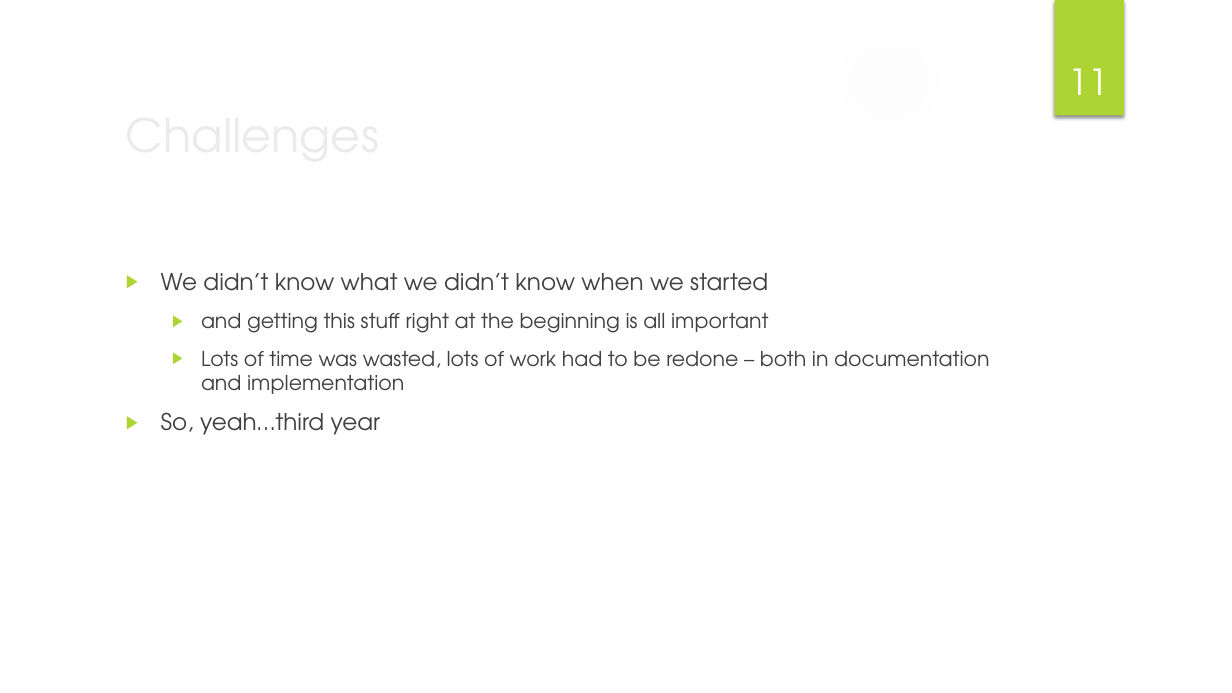
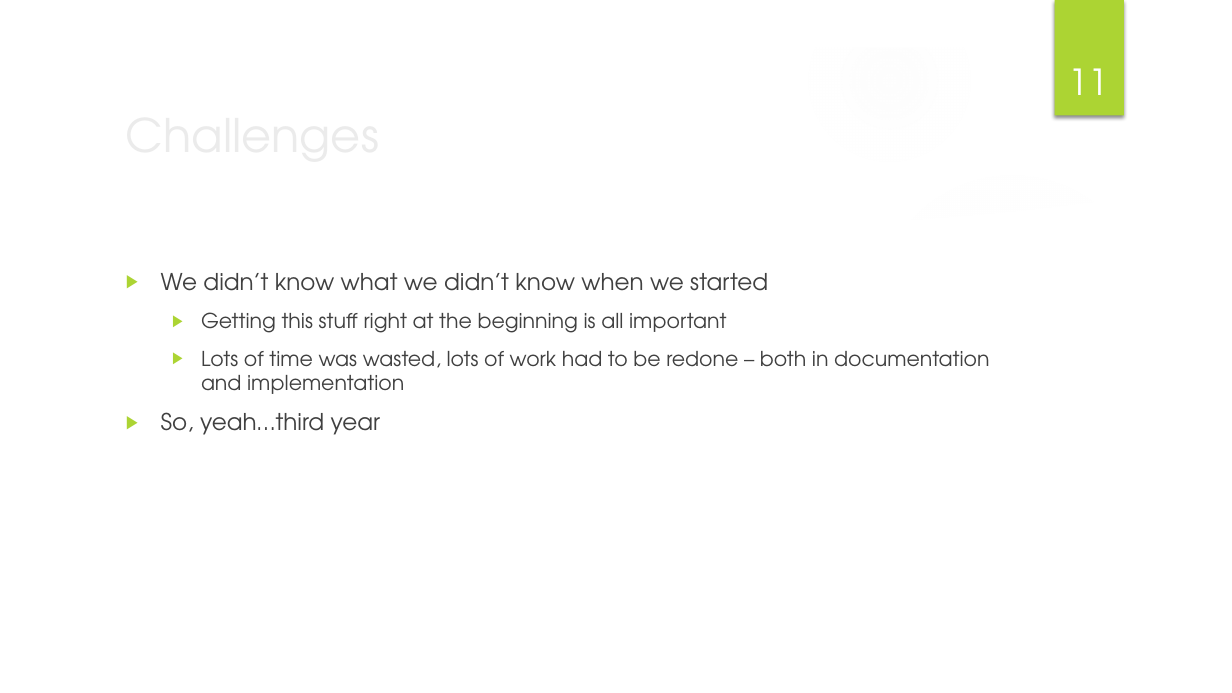
Before and after one commit to ipw969/370Project, a slide deck: slide 11 of Documentation/Final Project Presentation/Achievatron Final Presentation.pptx. Drawn at 1232x693 pixels with LibreOffice and Linux fonts; fonts in the diff are those of the drawing; background and template pictures are left out. Boxes give left, top, right and bottom in pixels: in the first picture for what was removed or moved away, otherwise in the second. Text is boxed around its words. In the diff, an @@ line names an element or a change of style, - is before the commit and + after.

```diff
--- a/Documentation/Final Project Presentation/Achievatron Final Presentation.pptx
+++ b/Documentation/Final Project Presentation/Achievatron Final Presentation.pptx
@@ text at (201,312,727,333): text changed @@
-  ▶ and getting this stuff right at the beginning is all important
+  ▶ Getting this stuff right at the beginning is all important
```
Also in this commit, not shown: 1 other slide changed.
